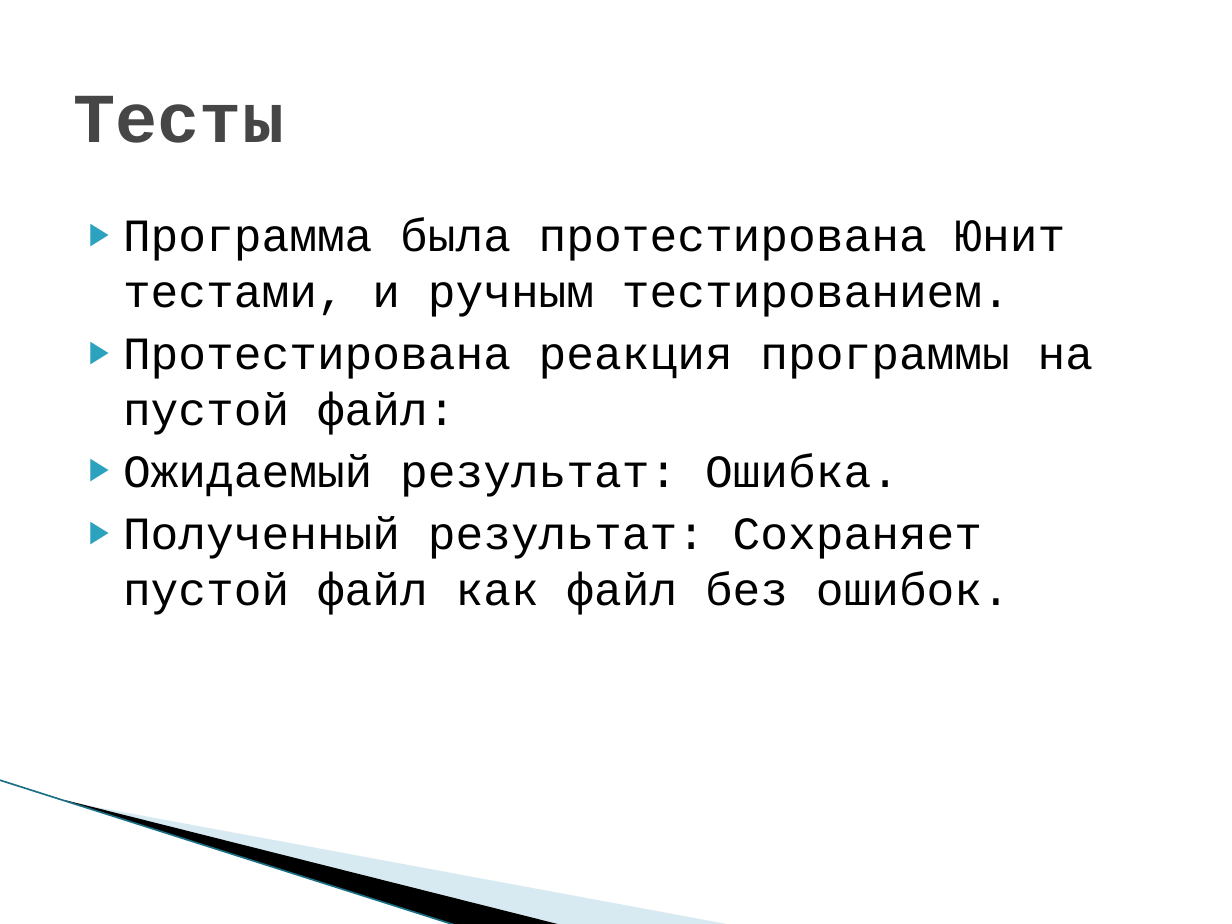
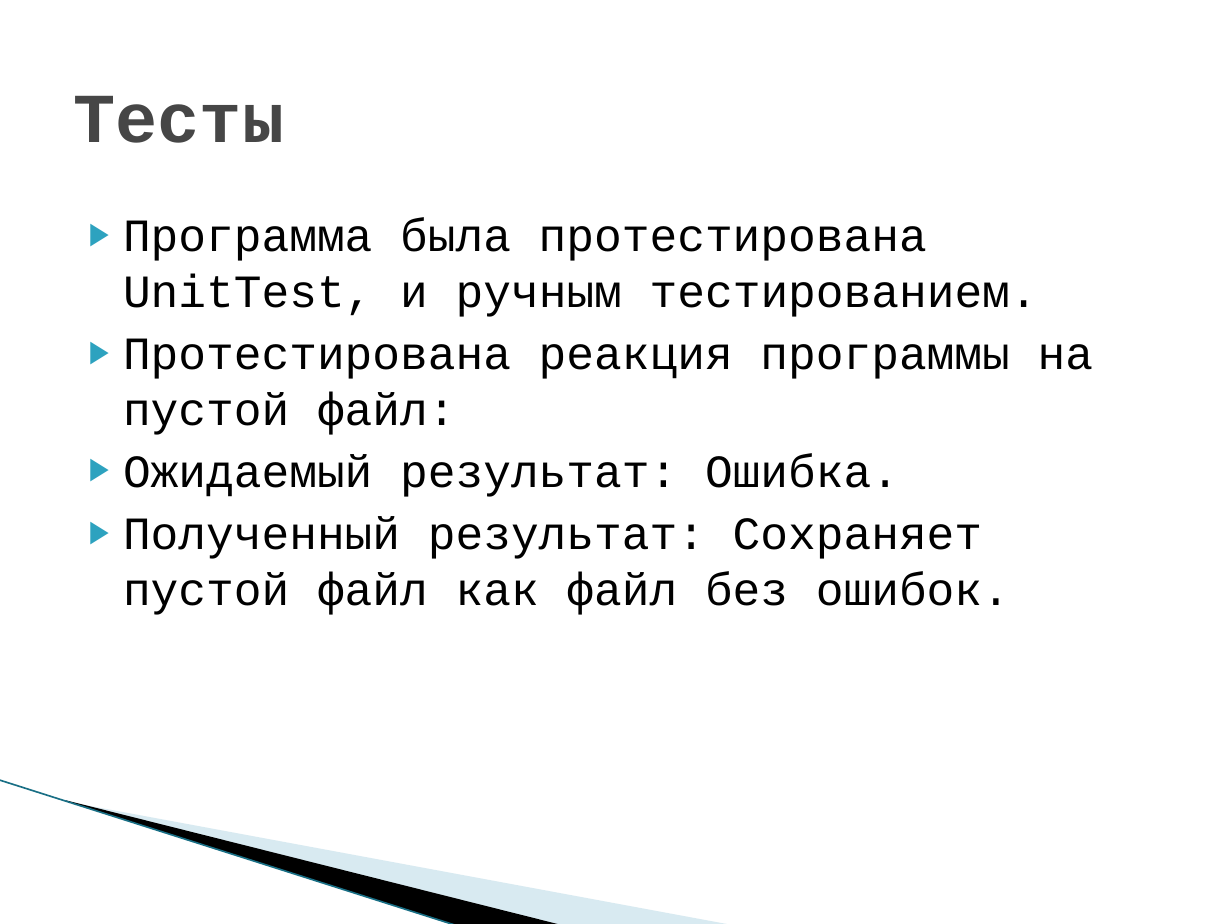
Before and after one commit to Course-and-Co/Excel-and-Cisharp, a slide deck: slide 7 of Презентация.pptx. Drawn at 1232x924 pixels with LibreOffice and Linux fonts; fonts in the diff are those of the drawing; background and template pictures are left out. Boxes give left, top, right and bottom in pixels: in the first picture for what was removed or moved away, otherwise in the second. Text is boxed around its words. In the diff, an @@ line names an element or a change of style, - is before the commit and + after.

```diff
--- a/Презентация.pptx
+++ b/Презентация.pptx
@@ text at (123, 218, 1038, 317): text changed @@
-▶ Программа была протестирована Юнит тестами, и ручным тестированием.
+▶ Программа была протестирована UnitTest, и ручным тестированием.
```
Also in this commit, not shown: 3 other slides changed, 1 other file.
